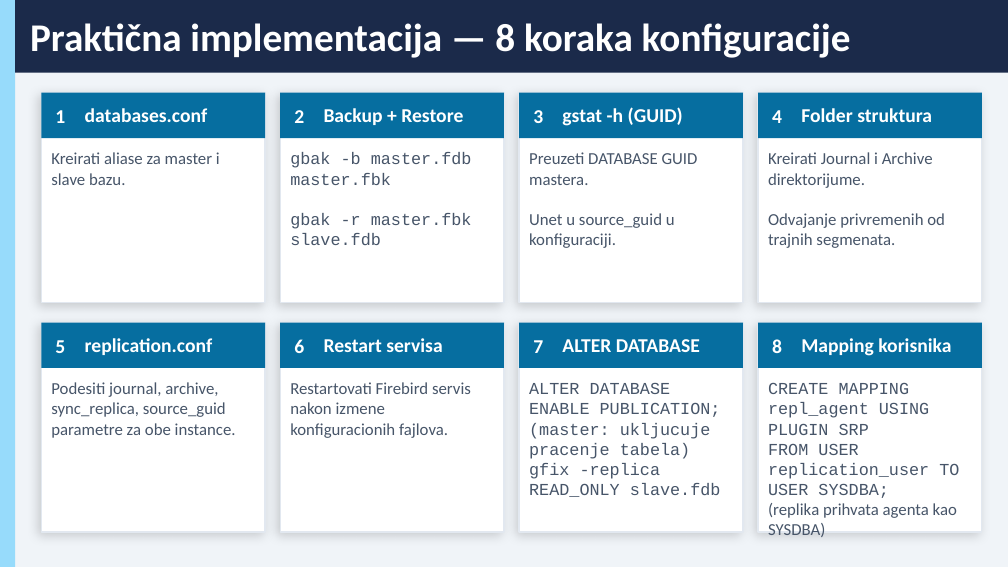
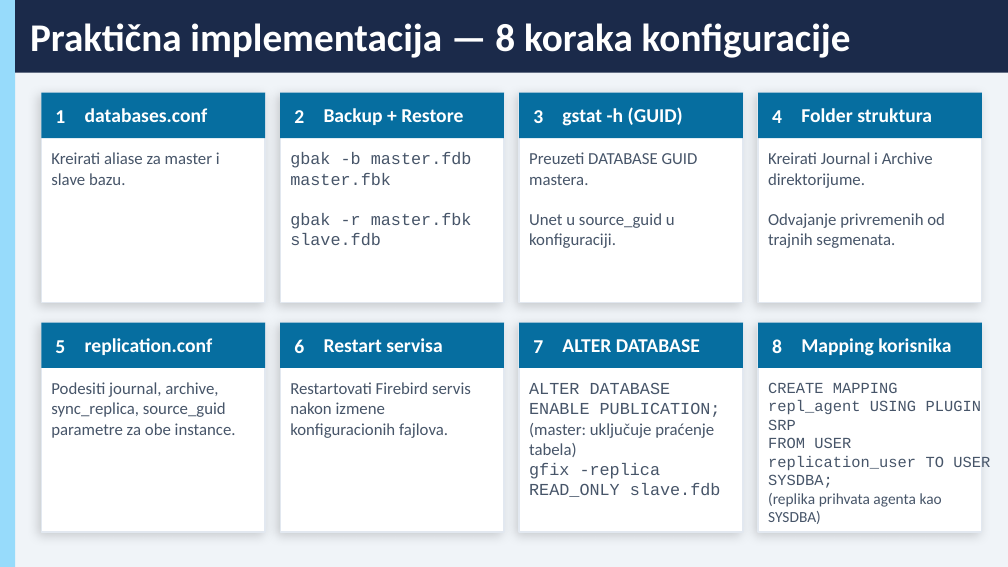
Before and after one commit to jefimija-stamenovic/subp, a slide deck: slide 9 of seminarski-3/Replikacija podataka (replication and mirroring) kod Firebird baze podataka.pptx. Drawn at 1008x567 pixels with LibreOffice and Linux fonts; fonts in the diff are those of the drawing. Boxes give left, top, right and bottom in pixels: in the first picture for what was removed or moved away, otherwise in the second. Text is boxed around its words. In the diff, an @@ line names an element or a change of style, - is before the commit and + after.

```diff
--- a/seminarski-3/Replikacija podataka (replication and mirroring) kod Firebird baze podataka.pptx
+++ b/seminarski-3/Replikacija podataka (replication and mirroring) kod Firebird baze podataka.pptx
@@ text "CREATE MAPPING repl_agent USING PLUGIN ..." at (x1=768, y1=382, x2=990, y2=524): size 12 to 11 pt @@
@@ text at (x1=529, y1=423, x2=714, y2=457): text changed; font Courier New to Calibri @@
-(master: ukljucuje pracenje tabela)
+(master: uključuje praćenje tabela)
```
Also in this commit, not shown: 3 other slides changed, 1 other file.
